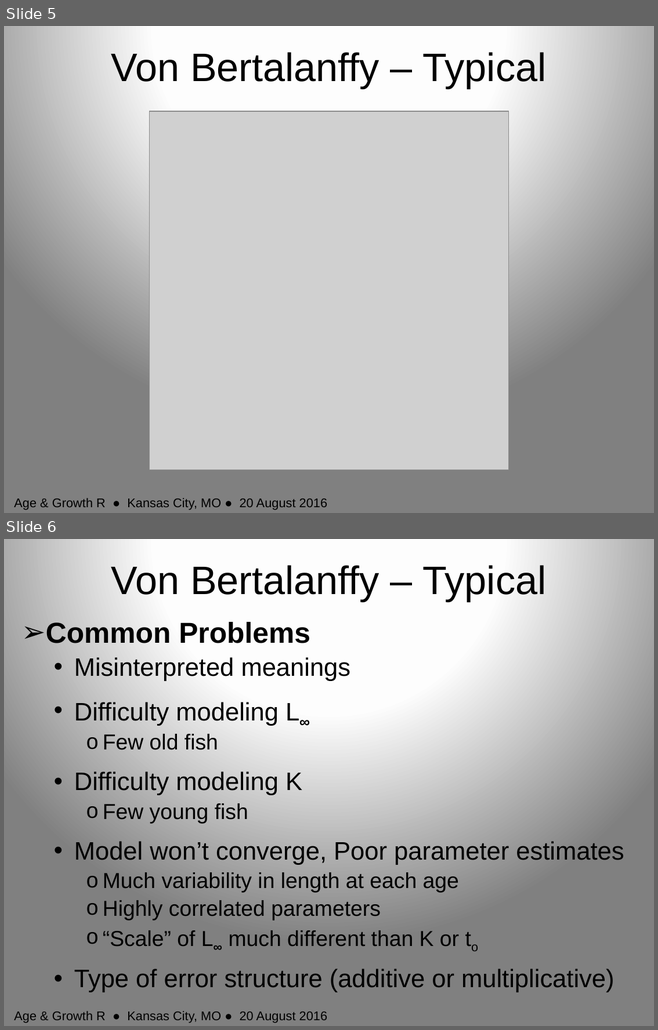
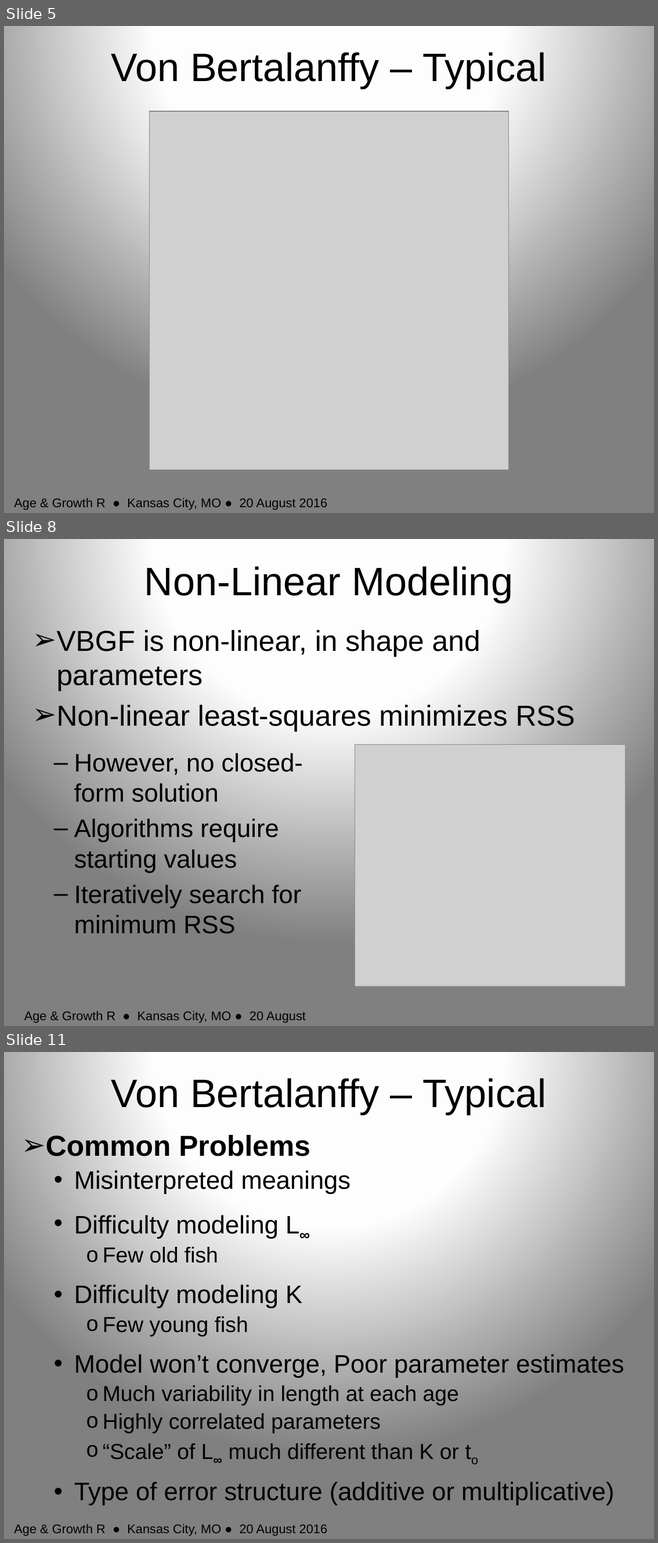
Before and after one commit to anhnguyendepocen/RCourseKC2016, a slide deck: Slides/Growth_Single.pptx. Shown one above the other, each under a label of ours: slides 5 and 6 before the commit, slides 5, 8 and 11 after it; the slides between them are not shown. The pictures are 658x1030 and 658x1543 pixels, drawn with LibreOffice and Linux fonts; fonts in the diff are those of the drawing; grey boxes stand for pictures. Boxes give left, top, right and bottom in pixels: in the first picture for what was removed or moved away, otherwise in the second. Text is boxed around its words. In the diff, an @@ line names an element or a change of style, - is before the commit and + after.

```diff
--- a/Slides/Growth_Single.pptx
+++ b/Slides/Growth_Single.pptx
@@ slide 8 added at [4,539,654,1026], background gradient #FFFFFF to #FEFEFE to #808080 @@
@@ title added at [144,566,513,602], 44 pt, text #000000 @@
+Non-Linear Modeling
@@ text added at [57,630,575,732], 32 pt, text #000000 @@
+➢ VBGF is non-linear, in shape and parameters
+➢ Non-linear least-squares minimizes RSS
@@ picture added at [355,745,626,987] @@
@@ text added at [74,753,303,934], 28 pt, text #000000 @@
+  – However, no closed-form solution
+  – Algorithms require starting values
+  – Iteratively search for minimum RSS
@@ text added at [24,1011,306,1023], 14 pt, text #000000 @@
+Age & Growth R ● Kansas City, MO ● 20 August 2016
@@ what was slide 6 is now slide 11 @@
```
Also in this commit, not shown: 3 slides changed, 5 other slides added, 1 slide removed, 23 other files.
